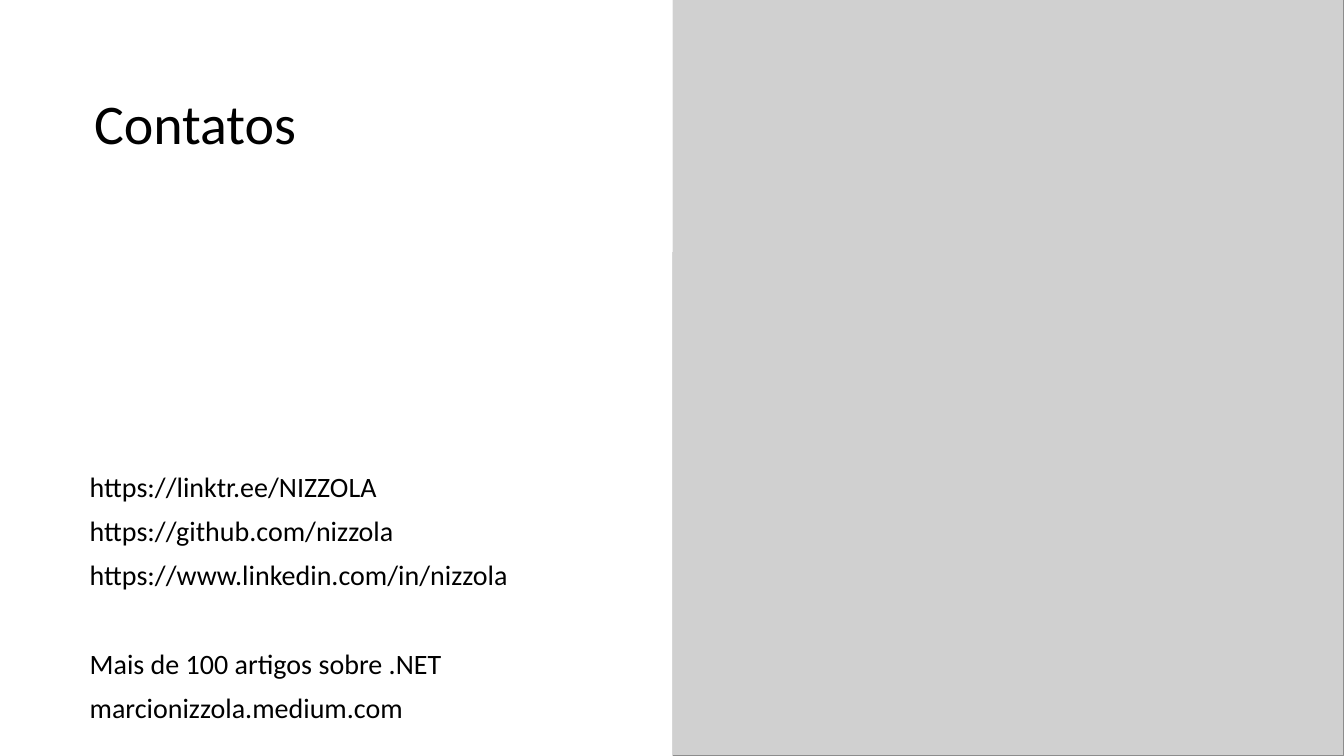
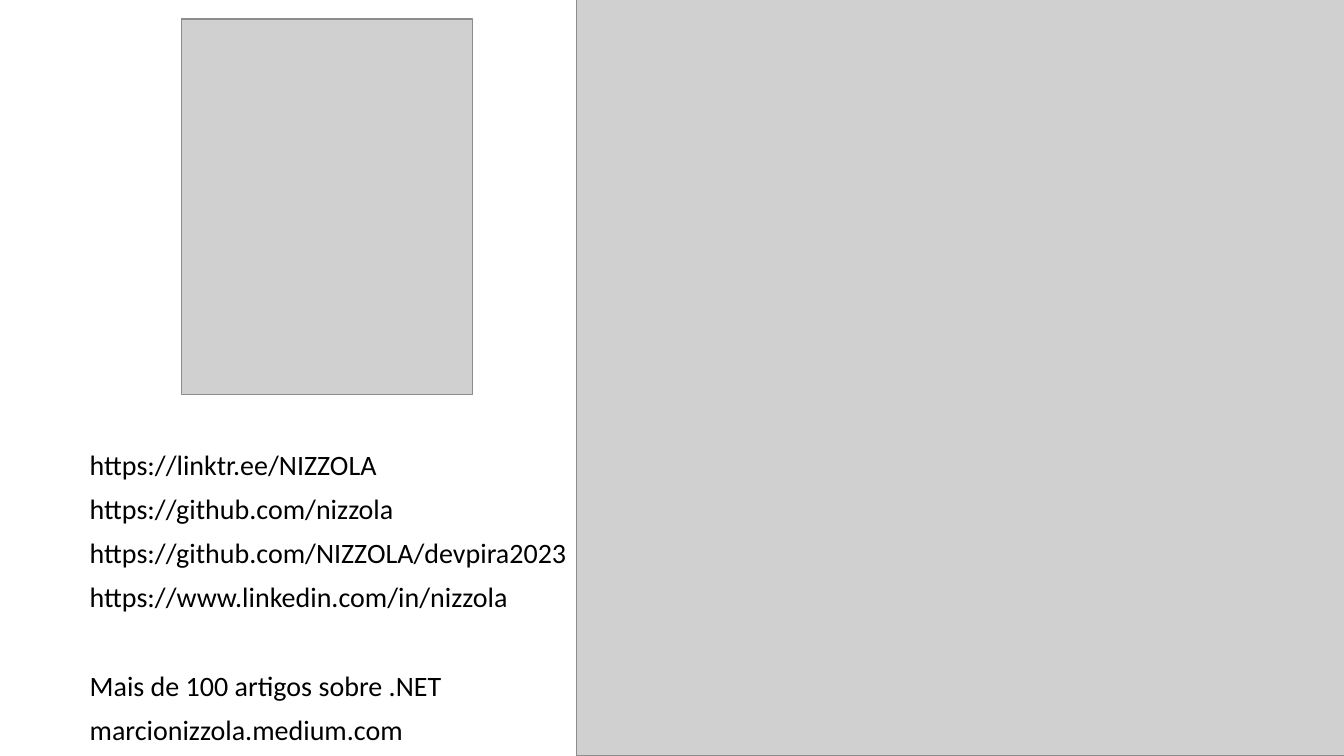
Before and after one commit to NIZZOLA/devpira2023, a slide deck: slide 26 of apresentação/DEVPIRA - Api´s com IA.pptx. Drawn at 1344x756 pixels with LibreOffice and Linux fonts; fonts in the diff are those of the drawing; grey boxes stand for pictures. Boxes give left, top, right and bottom in pixels: in the first picture for what was removed or moved away, otherwise in the second. Text is boxed around its words. In the diff, an @@ line names an element or a change of style, - is before the commit and + after.

Commit message:
apresentação

```diff
--- a/apresentação/DEVPIRA - Api´s com IA.pptx
+++ b/apresentação/DEVPIRA - Api´s com IA.pptx
@@ picture added at (181,19,472,395) @@
@@ picture: place and size @@
-picture at (673,0,1344,756)
+picture at (577,0,1344,756)
@@ title removed at (94,107,296,145) @@
-Contatos
@@ text at (90,543,567,568): paragraph added @@
+https://github.com/NIZZOLA/devpira2023
```
